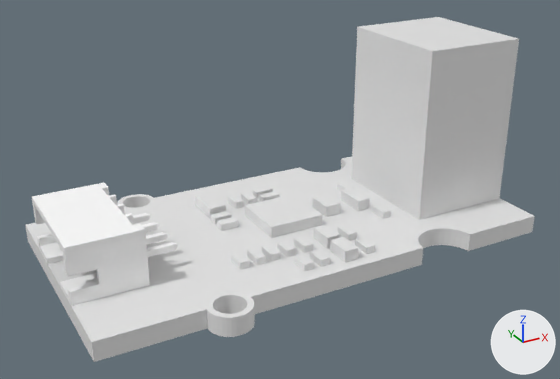
The Blender file Grove_TypK.blend: old version first, new version second.
Both versions are drawn from a 50 mm lens placed at (-29.8, -53.7, 30.7), pointed at (-0.9, -1.2, 4.4). The lights are fixed; the arrows at lower right show +X, +Y and +Z.
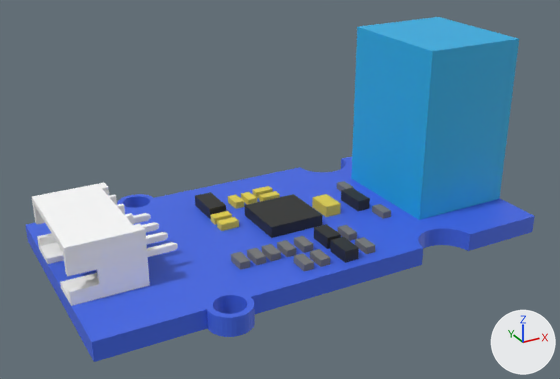
Changed parts and their boxes [x1, y1, x2, y2] in the pictures (560 x 379 px):
'Cube', recoloured (white to blue): [25, 157, 535, 362] in both
'Plane.023', recoloured (grey to blue): [351, 17, 519, 220] in both
'Plane.001', recoloured: [245, 194, 322, 238] in both
'Plane.019', recoloured: [330, 237, 359, 263] in both
'Plane', recoloured: [195, 192, 226, 219] in both
'Plane.004', recoloured (white to yellow): [312, 194, 341, 217] in both
'Plane.005', recoloured (white to blue): [341, 188, 370, 211] in both
'Plane.020', recoloured: [314, 224, 341, 249] in both
'Plane.015', recoloured: [294, 253, 314, 272] in both
'Plane.014', recoloured: [310, 249, 330, 267] in both
'Plane.007', recoloured: [231, 252, 250, 270] in both
'Plane.008', recoloured: [247, 248, 266, 265] in both
'Plane.010', recoloured: [262, 244, 281, 262] in both
'Plane.009', recoloured: [277, 240, 296, 257] in both
'Plane.013', recoloured: [355, 237, 375, 254] in both
'Plane.011', recoloured: [294, 236, 313, 253] in both
'Plane.022', recoloured (white to yellow): [217, 217, 239, 231] in both
'Plane.012', recoloured: [338, 225, 357, 241] in both
'Plane.006', recoloured: [372, 204, 391, 219] in both
'Plane.021', recoloured (white to yellow): [210, 211, 232, 225] in both
'Plane.002', recoloured (white to yellow): [228, 195, 244, 209] in both

The change, as a list of edits to the scene's bpy script:
```text
Change me_cube_001:
    where me_cube_001.from_pydata(...)  # 8 vertices, 6 faces; spans x -0.001..0.001, y -0.001..0.001, z -0.001..0.001
    add me_cube_001.materials.append(mat_platine)  # blue #4267e7
Change me_plane:
    where me_plane.from_pydata(...)  # 8 vertices, 6 faces; spans x -0.001, y 0.0..0.001, z 0.0..1.0
    add me_plane.materials.append(mat_material)  # black #292a28
Change me_plane_001:
    where me_plane_001.from_pydata(...)  # 8 vertices, 6 faces; spans x -2.5..2.5, y -2.5..2.5, z 0.0..1.0
    add me_plane_001.materials.append(mat_material)  # black #292a28
Change me_plane_002:
    where me_plane_002.from_pydata(...)  # 8 vertices, 6 faces; spans x -2.5..-1.64, y 0.85..2.5, z 0.0..0.6
    add me_plane_002.materials.append(mat_material_002)  # yellow #e7d24b
Change me_plane_004:
    where me_plane_004.from_pydata(...)  # 8 vertices, 6 faces; spans x -2.5..-1.02, y 0.13..2.5, z 0.0..1.0
    add me_plane_004.materials.append(mat_material_002)  # yellow #e7d24b
Change me_plane_005:
    where me_plane_005.from_pydata(...)  # 8 vertices, 6 faces; spans x -2.5..-1.28, y -0.32..2.5, z 0.0..1.0
    add me_plane_005.materials.append(mat_material)  # black #292a28
Change me_plane_006:
    where me_plane_006.from_pydata(...)  # 8 vertices, 6 faces; spans x -2.5..-1.64, y 0.85..2.5, z 0.0..0.6
    add me_plane_006.materials.append(mat_mat1)  # grey #7c7c7c
Change me_plane_007:
    where me_plane_007.from_pydata(...)  # 8 vertices, 6 faces; spans x -2.5..-1.64, y 0.85..2.5, z 0.0..0.6
    add me_plane_007.materials.append(mat_mat1)  # grey #7c7c7c
Change me_plane_008:
    where me_plane_008.from_pydata(...)  # 8 vertices, 6 faces; spans x -2.5..-1.64, y 0.85..2.5, z 0.0..0.6
    add me_plane_008.materials.append(mat_mat1)  # grey #7c7c7c
Change me_plane_009:
    where me_plane_009.from_pydata(...)  # 8 vertices, 6 faces; spans x -2.5..-1.64, y 0.85..2.5, z 0.0..0.6
    add me_plane_009.materials.append(mat_mat1)  # grey #7c7c7c
Change me_plane_010:
    where me_plane_010.from_pydata(...)  # 8 vertices, 6 faces; spans x -2.5..-1.64, y 0.85..2.5, z 0.0..0.6
    add me_plane_010.materials.append(mat_mat1)  # grey #7c7c7c
Change me_plane_011:
    where me_plane_011.from_pydata(...)  # 8 vertices, 6 faces; spans x -2.5..-1.64, y 0.85..2.5, z 0.0..0.6
    add me_plane_011.materials.append(mat_mat1)  # grey #7c7c7c
Change me_plane_012:
    where me_plane_012.from_pydata(...)  # 8 vertices, 6 faces; spans x -2.5..-1.64, y 0.85..2.5, z 0.0..0.6
    add me_plane_012.materials.append(mat_mat1)  # grey #7c7c7c
Change me_plane_013:
    where me_plane_013.from_pydata(...)  # 8 vertices, 6 faces; spans x -2.5..-1.64, y 0.85..2.5, z 0.0..0.6
    add me_plane_013.materials.append(mat_mat1)  # grey #7c7c7c
Change me_plane_014:
    where me_plane_014.from_pydata(...)  # 8 vertices, 6 faces; spans x -2.5..-1.64, y 0.85..2.5, z 0.0..0.6
    add me_plane_014.materials.append(mat_mat1)  # grey #7c7c7c
Change me_plane_015:
    where me_plane_015.from_pydata(...)  # 8 vertices, 6 faces; spans x -2.5..-1.64, y 0.85..2.5, z 0.0..0.6
    add me_plane_015.materials.append(mat_mat1)  # grey #7c7c7c
Change me_plane_019:
    where me_plane_019.from_pydata(...)  # 8 vertices, 6 faces; spans x -2.5..-1.23, y 0.33..2.5, z 0.0..1.0
    add me_plane_019.materials.append(mat_material)  # black #292a28
Change me_plane_020:
    where me_plane_020.from_pydata(...)  # 8 vertices, 6 faces; spans x -2.5..-1.23, y 0.33..2.5, z 0.0..1.0
    add me_plane_020.materials.append(mat_material)  # black #292a28
Change me_plane_021:
    where me_plane_021.from_pydata(...)  # 8 vertices, 6 faces; spans x -0.43..0.43, y -0.83..0.83, z 0.0..0.6
    add me_plane_021.materials.append(mat_material_002)  # yellow #e7d24b
Change me_plane_022:
    where me_plane_022.from_pydata(...)  # 8 vertices, 6 faces; spans x -0.43..0.43, y -0.83..0.83, z 0.0..0.6
    add me_plane_022.materials.append(mat_material_002)  # yellow #e7d24b
Change me_plane_023:
    where me_plane_023.from_pydata(...)  # 8 vertices, 6 faces; spans x -2.5..6.9, y -8.2..2.5, z 0.0..15.0
    add me_plane_023.materials.append(mat_material_001)  # cyan #24b1e7
Change ob_cube:
    add ob_cube.material_slots[0].link = 'OBJECT'; ob_cube.material_slots[0].material = mat_platine  # blue #4267e7
```
